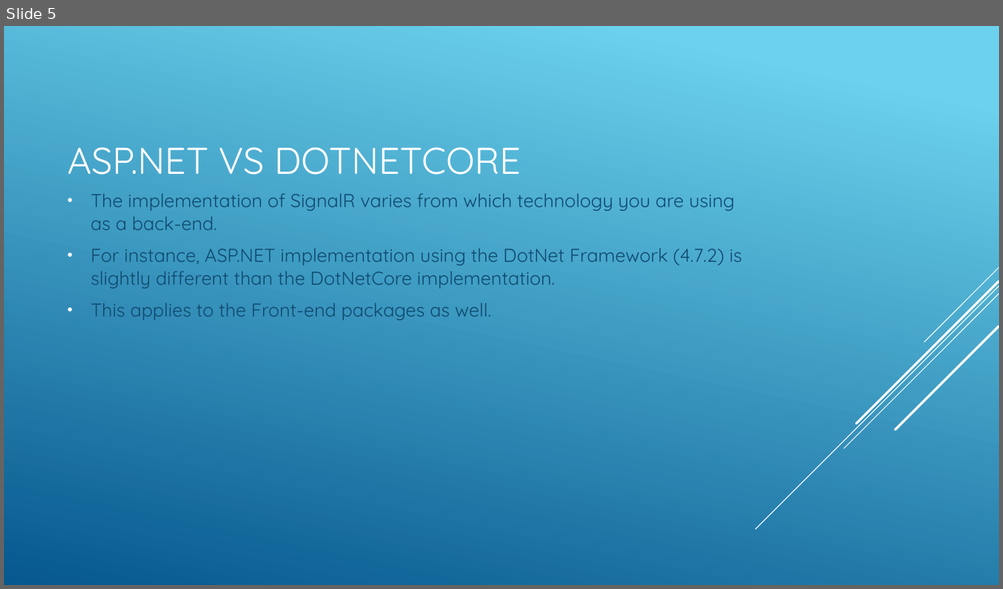
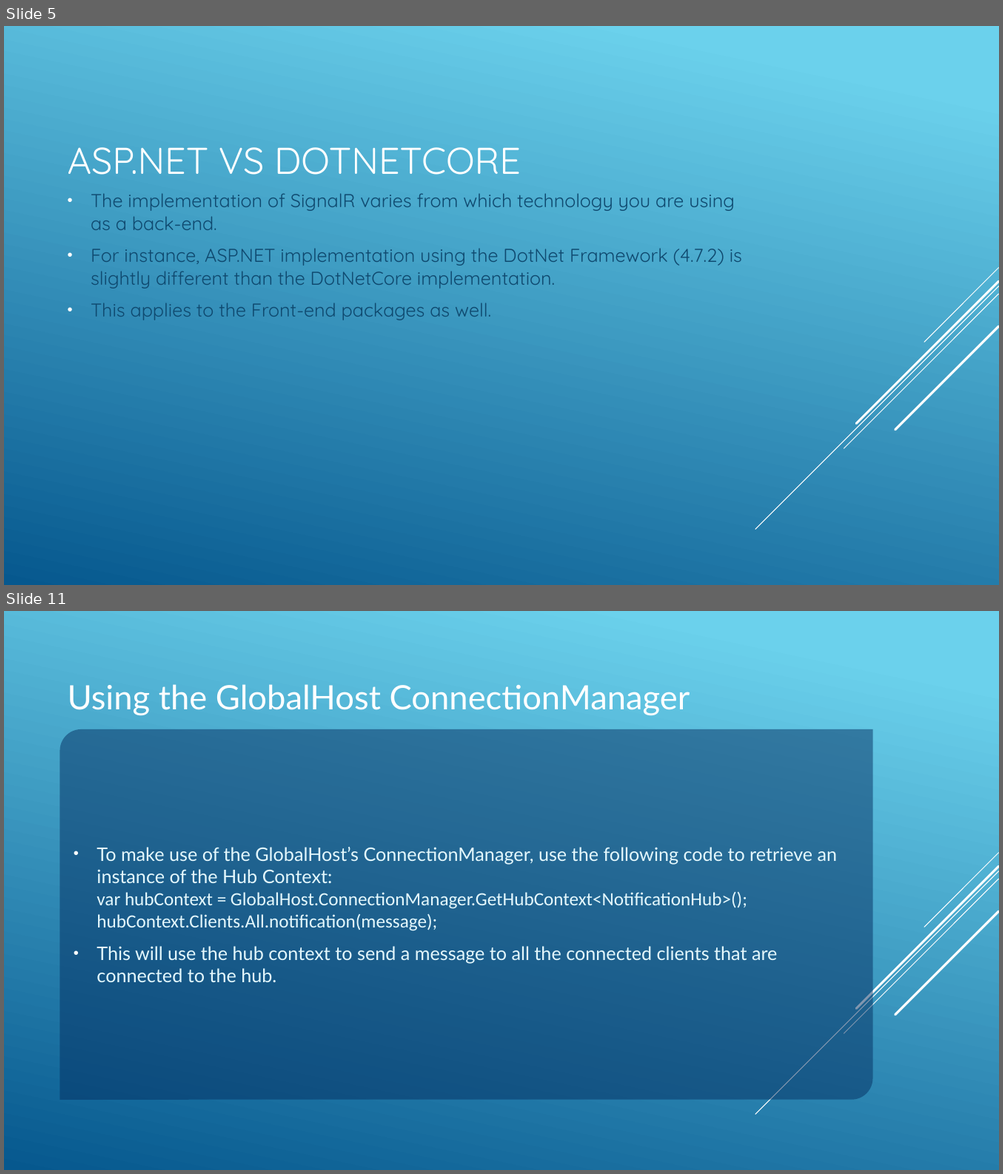
Before and after one commit to JAspeling/SignalR, a slide deck: SignalR.pptx. Shown one above the other, each under a label of ours: slide 5 before the commit, slides 5 and 11 after it; the slides between them are not shown. The pictures are 1003x589 and 1003x1174 pixels, drawn with LibreOffice and Linux fonts; fonts in the diff are those of the drawing. Boxes give left, top, right and bottom in pixels: in the first picture for what was removed or moved away, otherwise in the second. Text is boxed around its words. In the diff, an @@ line names an element or a change of style, - is before the commit and + after.

```diff
--- a/SignalR.pptx
+++ b/SignalR.pptx
@@ slide 11 added at (4, 611, 999, 1170), background gradient #6ED2EB to #06588E; not listed: 5 template elements that a slide beside it also shows @@
@@ title added at (68, 684, 690, 716), 32.4 pt, text #FFFFFF @@
+Using the GlobalHost ConnectionManager
@@ text added at (60, 729, 873, 1100), fill #052F61 at 50% opacity, 18 pt, text #E4F8FD @@
+• To make use of the GlobalHost’s ConnectionManager, use the following code to retrieve an instance of the Hub Context:
+  var hubContext = GlobalHost.ConnectionManager.GetHubContext<NotificationHub>();
+  hubContext.Clients.All.notification(message);
+• This will use the hub context to send a message to all the connected clients that are connected to the hub.
```
Also in this commit, not shown: 2 slides changed, 7 other slides added, 2 slides removed, 7 other files.
